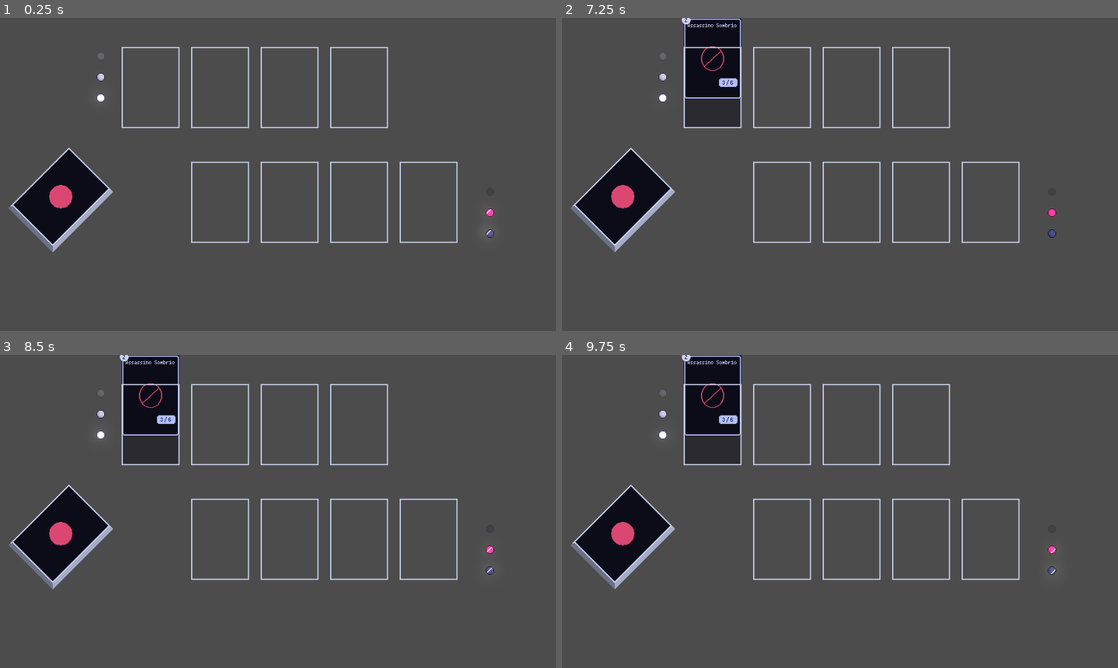
Above: before the commit, frames 1-4 (two rows, left to right).
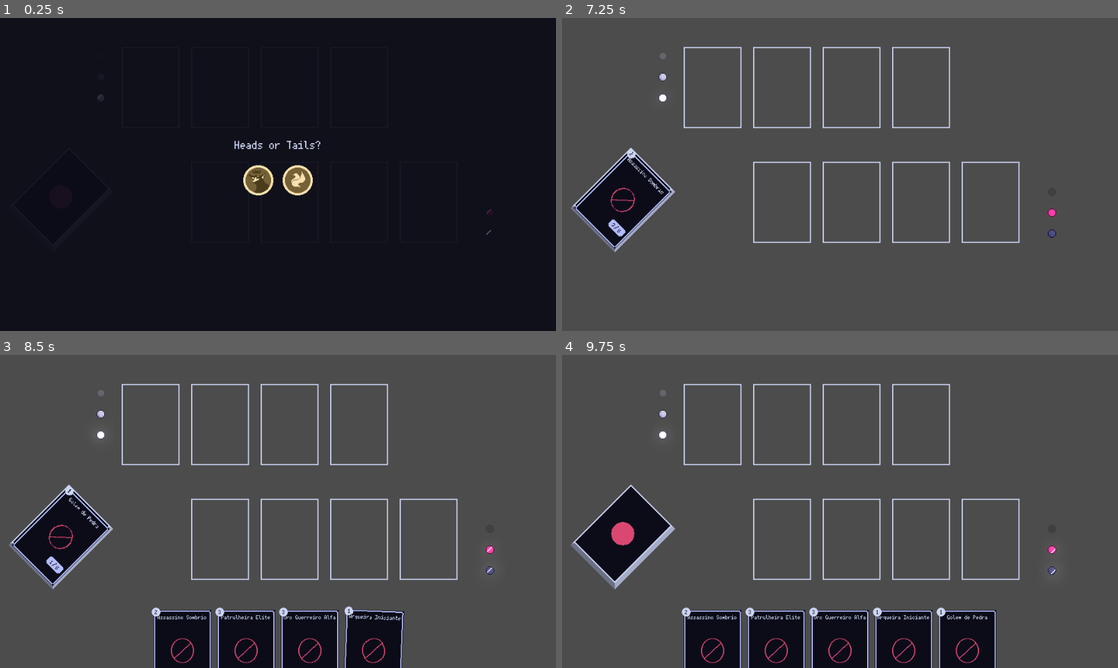
Above: after the commit, the same moments.

Repository: Ilwel/tcg-godot
Game: Godot game, scene res://scenes/MatchScreen.tscn
Two runs of this game, one before a commit and one after it. Both use one fixed random seed, a clock stepped at 60 frames per second and the inputs below.
Inputs (mouse positions are in pixels of both pictures, inside the frame that each line leads up to):
- Up to frame 1 (0.25 s): no input
- Up to frame 2 (7.25 s): drag from (623, 199) to (712, 86) at 0.52 s; drag from (840, 312) to (712, 86) at 1.27 s; click (712, 86) at 2.17 s; tap Enter at 2.75 s; drag from (812, 237) to (712, 86) at 2.77 s; move the mouse to (1006, 221) at 3.52 s; click (1006, 221) at 3.67 s; drag from (673, 127) to (923, 86) at 4.27 s; move the mouse to (867, 174) at 5.02 s; click (867, 174) at 5.17 s; drag from (756, 96) to (923, 202) at 5.77 s; tap Space at 6.5 s; move the mouse to (962, 158) at 6.52 s; click (962, 158) at 6.67 s
- Up to frame 3 (8.5 s): drag from (166, 527) to (361, 423) at 7.27 s; move the mouse to (333, 442) at 8.02 s; click (333, 442) at 8.17 s
- Up to frame 4 (9.75 s): drag from (812, 574) to (923, 539) at 8.77 s; move the mouse to (1006, 558) at 9.52 s; click (1006, 558) at 9.67 s

The runs differ from the first frame. In frame 1, 98% of the frame differs, in the area x 0-100%, y 0-100%; in frame 2, 4.3%; in frame 3, 12%; in frame 4, 13%.

Commit message:
feat: coin toss and first draw

Diff:
--- a/project.godot
+++ b/project.godot
@@ -18,6 +18,7 @@
 [autoload]
 
 Globals="*res://scripts/Globals.gd"
+Match="*res://scripts/Match.gd"
 
 [display]
 
--- a/scenes/CoinWindow.gd
+++ b/scenes/CoinWindow.gd
@@ -2,16 +2,35 @@
 
 @onready var coin1 = $CoinDecision/Coin
 @onready var coin2 = $CoinDecision/Coin2
+@onready var coin_decision = $CoinDecision
+@onready var label = $Label
+@onready var throw_coin = $HBoxContainer/Coin
+@onready var result_lbl = $ResultLbl
+@onready var modal_screen = $".."
 
 # Called when the node enters the scene tree for the first time.
 func _ready() -> void:
+	throw_coin.visible = false
 	coin1.click.connect(on_coin_click)
 	coin2.click.connect(on_coin_click)
 
 func on_coin_click(face_parm):
-	print("bubble ", face_parm)
+	coin_decision.visible = false
+	label.visible = false
+	throw_coin.visible = true
+	var throw = await throw_coin.flip()
+	if throw == face_parm:
+		label.text = "You Go First"
+		label.visible = true
+		Match.match_game["current_player"] = Match.PlayerType.Player
+	else:
+		label.text = "You Go Second"
+		label.visible = true
+		Match.match_game["current_player"] = Match.PlayerType.Enemy
 
-
+	await get_tree().create_timer(1.0).timeout
+	modal_screen.visible = false
+	Match.match_game["current_game_phase"] = Match.GamePhaseType.Init
 # Called every frame. 'delta' is the elapsed time since the previous frame.
 func _process(delta: float) -> void:
 	pass
--- /dev/null
+++ b/scenes/MatchScreen.gd
@@ -0,0 +1,15 @@
+extends Node2D
+
+@onready var coin_toss_screen = $ModalScreen
+@onready var player_deck = $HandNDeck/PlayerDeck
+
+# Called when the node enters the scene tree for the first time.
+func _ready() -> void:
+	coin_toss_screen.visible = true
+
+
+# Called every frame. 'delta' is the elapsed time since the previous frame.
+func _process(delta: float) -> void:
+	if Match.match_game["current_game_phase"] == Match.GamePhaseType.Init:
+		player_deck.draw_n(5)
+		Match.match_game["current_game_phase"] = Match.GamePhaseType.Game
--- a/scenes/MatchScreen.tscn
+++ b/scenes/MatchScreen.tscn
@@ -1,6 +1,6 @@
 [gd_scene load_steps=8 format=3 uid="uid://dg3ptgcg5gwir"]
 
-[ext_resource type="Script" uid="uid://dqw7wkkmrik1m" path="res://scripts/Match.gd" id="1_5801h"]
+[ext_resource type="Script" uid="uid://c0dsnx1u7itpk" path="res://scenes/MatchScreen.gd" id="1_72yi4"]
 [ext_resource type="PackedScene" uid="uid://dldvyaaoybfb7" path="res://scenes/Fields.tscn" id="2_pdd14"]
 [ext_resource type="PackedScene" uid="uid://bhpc4srugs3jf" path="res://scenes/HandNDeck.tscn" id="3_qv3un"]
 [ext_resource type="PackedScene" uid="uid://toxx8qnwb7op" path="res://scenes/ModalScreen.tscn" id="4_im68l"]
@@ -9,7 +9,7 @@
 [ext_resource type="Script" uid="uid://bsqnk021s05k1" path="res://scenes/CoinWindow.gd" id="5_fji38"]
 
 [node name="MatchScrren" type="Node2D"]
-script = ExtResource("1_5801h")
+script = ExtResource("1_72yi4")
 
 [node name="CenterContainer" type="CenterContainer" parent="."]
 anchors_preset = 15
@@ -43,6 +43,7 @@
 theme_override_fonts/font = ExtResource("5_72yi4")
 theme_override_font_sizes/font_size = 20
 text = "Heads or Tails?"
+horizontal_alignment = 1
 
 [node name="CoinDecision" type="HBoxContainer" parent="ModalScreen/CoinWindow"]
 layout_mode = 2
@@ -55,3 +56,13 @@
 [node name="Coin2" parent="ModalScreen/CoinWindow/CoinDecision" instance=ExtResource("4_pdd14")]
 layout_mode = 2
 face_parm = false
+
+[node name="HBoxContainer" type="HBoxContainer" parent="ModalScreen/CoinWindow"]
+layout_mode = 2
+alignment = 1
+
+[node name="Coin" parent="ModalScreen/CoinWindow/HBoxContainer" instance=ExtResource("4_pdd14")]
+layout_mode = 2
+face_parm = true
+
+[editable path="HandNDeck"]
--- a/scripts/Coin.gd
+++ b/scripts/Coin.gd
@@ -7,9 +7,10 @@
 @onready var sprite_heads = $SpriteHeads
 @onready var sprite_tails = $SpriteTails
 @onready var bright_animation = $BrightAnimation
+@onready var is_flipping = false
 @export var face_parm:bool = true
 
-var float_tween
+
 
 # Called when the node enters the scene tree for the first time.
 func _ready() -> void:
@@ -21,6 +22,7 @@
 	return randi() % 2 == 0
 
 func flip():
+	is_flipping = true
 	var face_result = random_face()
 	player.play('coin_flip-loop')
 	if face_result:
@@ -31,6 +33,7 @@
 		player.stop()
 
 	choose_face(face_result)
+	is_flipping = false
 	return face_result
 
 func choose_face(face: bool):
@@ -54,13 +57,15 @@
 			emit_signal("click", face_parm)
 
 func _on_area_2d_mouse_entered() -> void:
-	bright_animation.visible = true
-	bright_animation.play()
-	sprite_heads.modulate = Globals._set_intensity(2, sprite_heads)
-	sprite_tails.modulate = Globals._set_intensity(2, sprite_tails)
+	if not is_flipping:
+		bright_animation.visible = true
+		bright_animation.play()
+		sprite_heads.modulate = Globals._set_intensity(2, sprite_heads)
+		sprite_tails.modulate = Globals._set_intensity(2, sprite_tails)
 
 func _on_area_2d_mouse_exited() -> void:
-	bright_animation.stop()
-	bright_animation.visible = false
-	sprite_heads.modulate = Globals._set_intensity(1, sprite_heads)
-	sprite_tails.modulate = Globals._set_intensity(1, sprite_tails)
+	if not is_flipping:
+		bright_animation.stop()
+		bright_animation.visible = false
+		sprite_heads.modulate = Globals._set_intensity(1, sprite_heads)
+		sprite_tails.modulate = Globals._set_intensity(1, sprite_tails)
--- a/scripts/Match.gd
+++ b/scripts/Match.gd
@@ -1,11 +1,18 @@
-extends Node
+extends Node2D
 
 enum PlayerType{
 	Player,
 	Enemy
 }
 
-enum PhaseType{
+enum GamePhaseType{
+	Toss,
+	Init,
+	Game,
+	End
+}
+
+enum TurnPhaseType{
 	Draw,
 	Main,
 	Battle,
@@ -13,25 +20,24 @@
 	End
 }
 
-@onready var player := {
-	"hp": 10,
-	"deck": [],
-	"runes": [],
-	"hand": []
+@onready var players = {
+	PlayerType.Player: {
+		"hp": 10,
+		"deck": [],
+		"runes": [],
+		"hand": []
+	},
+	PlayerType.Enemy: {
+		"hp": 10,
+		"deck": [],
+		"runes": [],
+		"hand": []
+	}
 }
 
-@onready var enemy:={
-	"hp": 10,
-	"deck": [],
-	"runes": [],
-	"hand": []
-}
-
-@onready var match :={
+@onready var match_game :={
 	"current_player": PlayerType.Player,
-	"current_phase": PhaseType.Draw,
+	"current_turn_phase": TurnPhaseType.Draw,
+	"current_game_phase": GamePhaseType.Toss,
 	"turn_count": 0
 }
-
-func _ready():
-	pass
--- a/scripts/PlayerDeck.gd
+++ b/scripts/PlayerDeck.gd
@@ -1,7 +1,7 @@
 class_name PlayerDeck extends Node2D
 
-@export var cards = []
 @export var player_hand: HandFlat
+@export var player_deck: Match.PlayerType
 
 @onready var card_scene: PackedScene = preload("res://scenes/Card.tscn")
 @onready var deck_size_lbl = $DeckSizeContainer/DeckSizeLbl
@@ -19,35 +19,40 @@
 		draw_card()
 
 func draw_card():
-	if cards.is_empty():
+	if Match.players[player_deck]["cards"].is_empty():
 		print("Deck vazio!")
 		return
 
 	# remove a última carta (topo da pilha)
-	var card_id: String = cards.pop_back()
+	var card_id: String = Match.players[player_deck]["cards"].pop_back()
 	if card_id:
 		var card = Globals.create_card_from_id(card_id)
 		player_hand.add_card(card, self)
 
+func draw_n(n: int):
+	for i in range(n):
+		draw_card()
+		await get_tree().create_timer(0.3).timeout
+
 func import_ids(id_list: Array) -> void:
-	cards = id_list.duplicate()
+	Match.players[player_deck]["cards"] = id_list.duplicate()
 
 func import_data(data_list: Array) -> void:
-	cards.clear()
+	Match.players[player_deck]["cards"].clear()
 	for data in data_list:
-		cards.append(data["id"])
+		Match.players[player_deck]["cards"].append(data["id"])
 
 func shuffle() -> void:
-	var n := cards.size()
+	var n = Match.players[player_deck]["cards"].size()
 	for i in range(n - 1, 0, -1):
 		var j := randi() % (i + 1)
-		var temp = cards[i]
-		cards[i] = cards[j]
-		cards[j] = temp
+		var temp = Match.players[player_deck]["cards"][i]
+		Match.players[player_deck]["cards"][i] = Match.players[player_deck]["cards"][j]
+		Match.players[player_deck]["cards"][j] = temp
 
 # Called every frame. 'delta' is the elapsed time since the previous frame.
 func _process(delta: float) -> void:
-	deck_size_lbl.text = str(cards.size())
+	deck_size_lbl.text = str(Match.players[player_deck]["cards"].size())
 	pass
 
 func _on_area_2d_mouse_entered() -> void:
Not shown, added: scenes/MatchScreen.gd.uid
